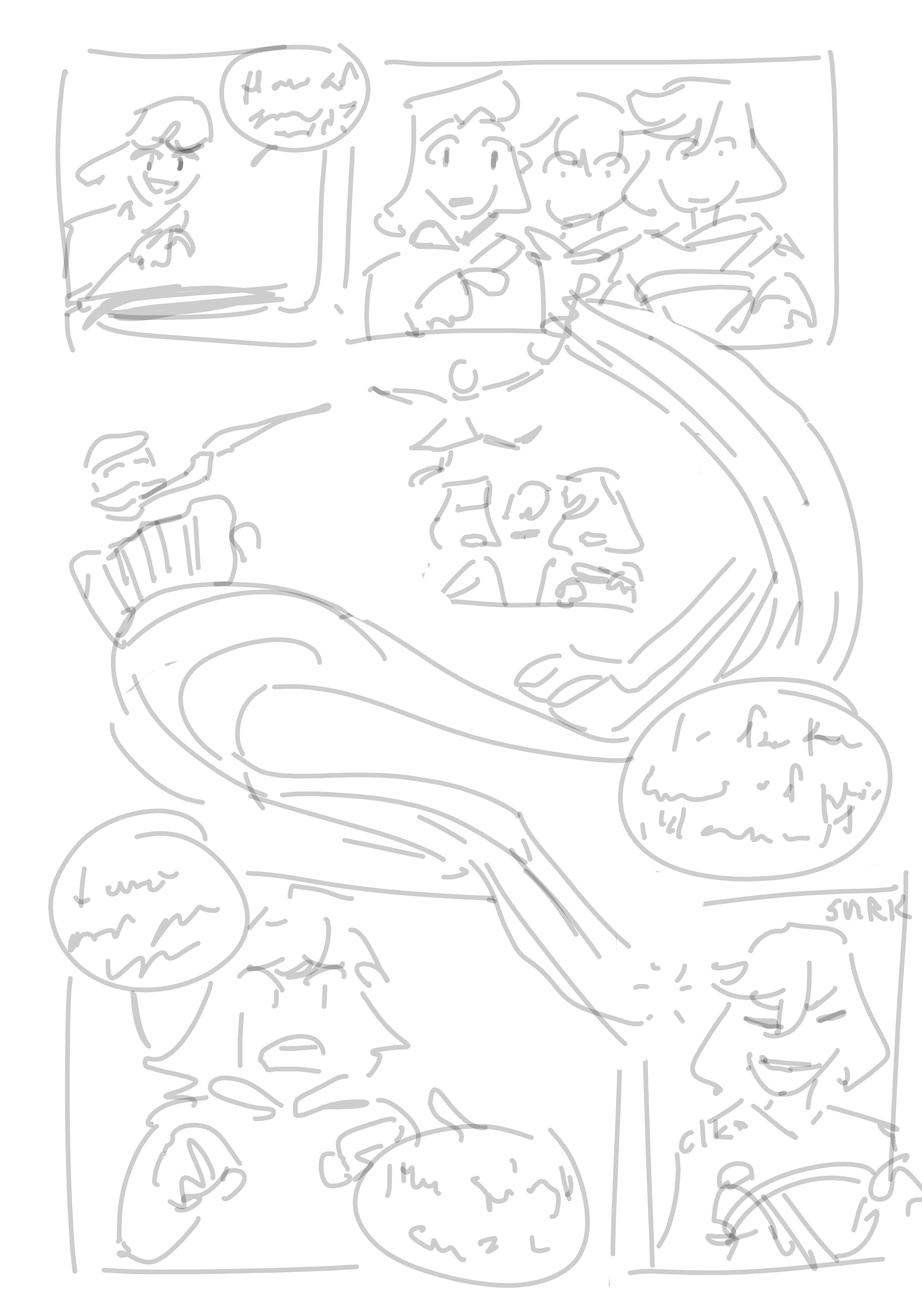
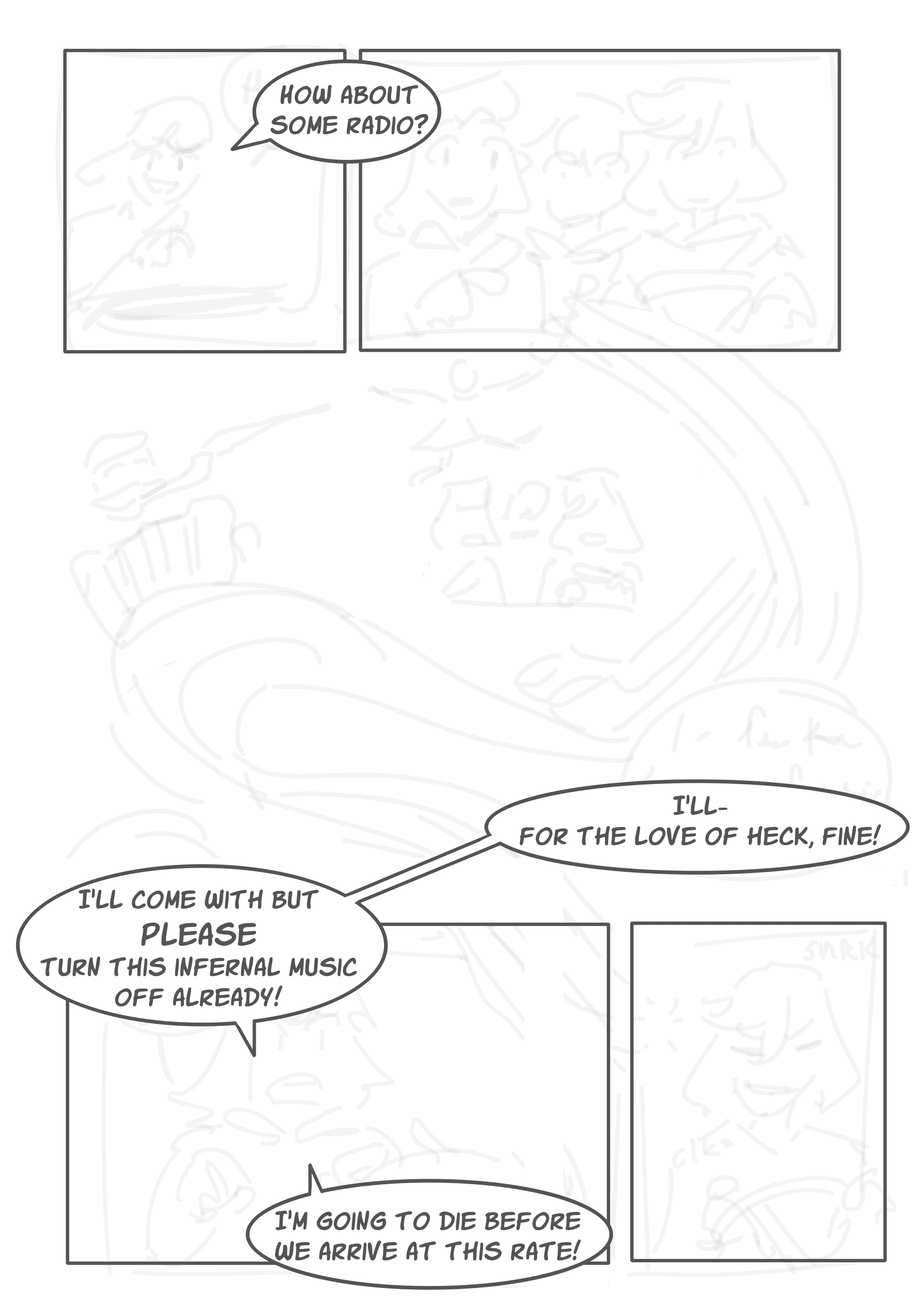
Revision of a layered 922x1305 image; what changed, layer by layer:
added layer "Paint Layer 4" above "Vector Layer 2" over 214, 95, 524, 1214
added layer "Paint Layer 1" above "Background" over 47, 47, 905, 1286
"Background": opacity 100% → 22%, painted on it over 24, 42, 922, 1290
